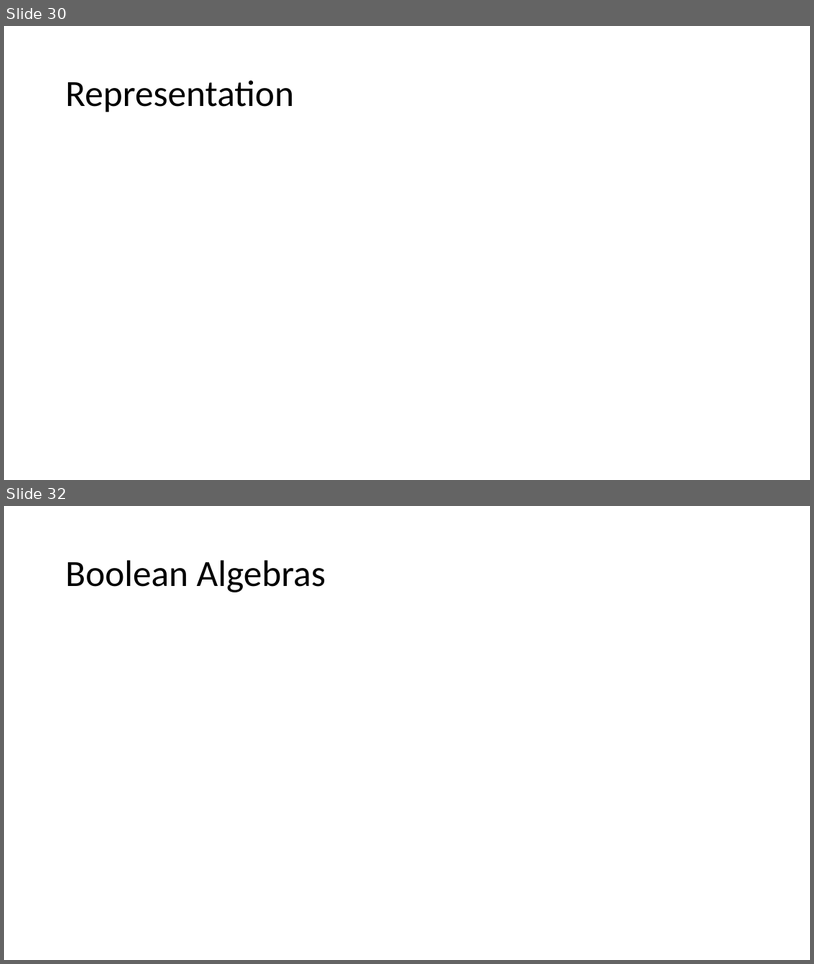
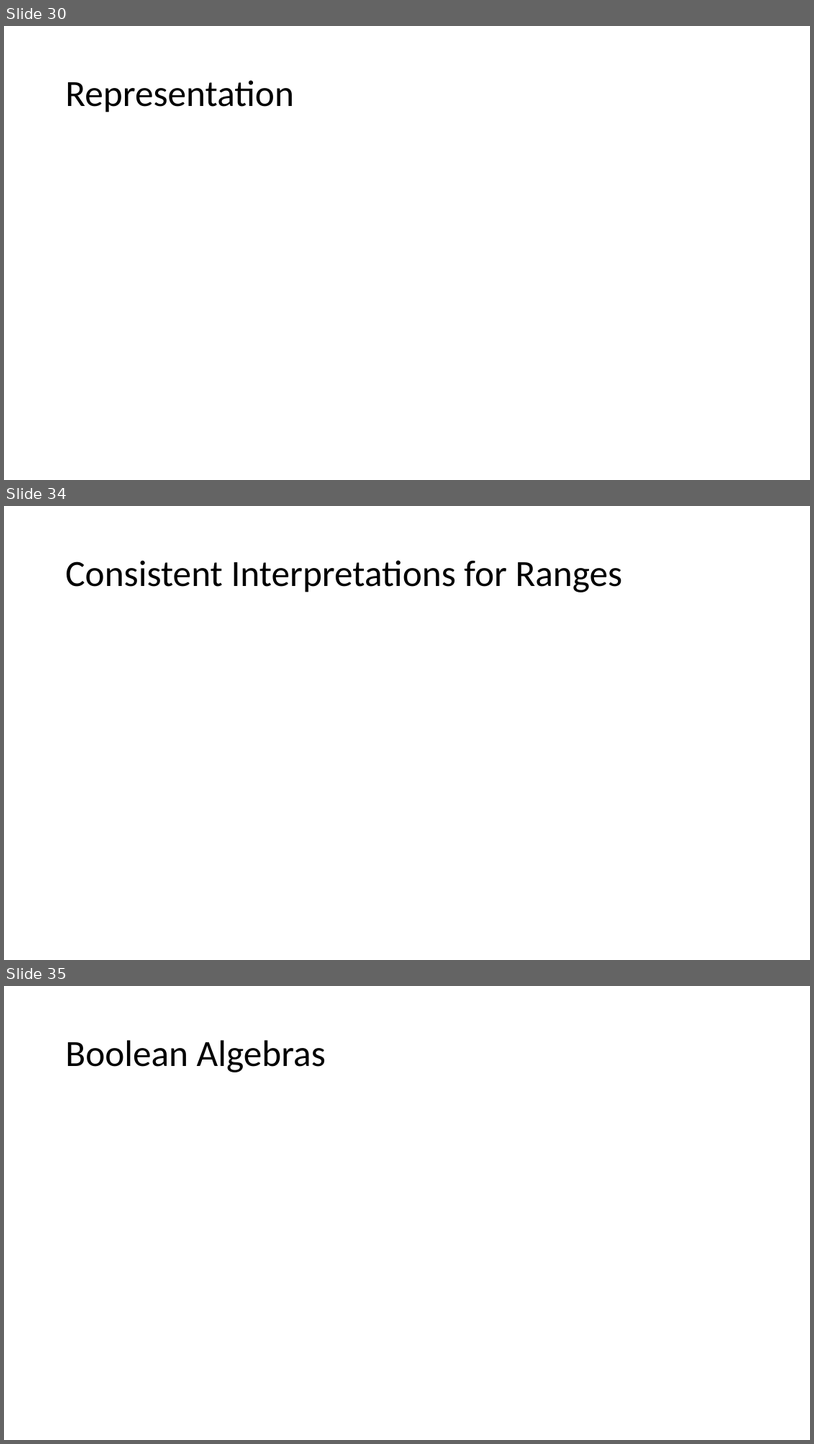
Before and after one commit to Z3Prover/doc, a slide deck: vienna-lectures/lecture3-theories.pptx. Shown one above the other, each under a label of ours: slides 30 and 32 before the commit, slides 30, 34 and 35 after it; the slides between them are not shown. The pictures are 814x964 and 814x1444 pixels, drawn with LibreOffice and Linux fonts; fonts in the diff are those of the drawing; grey boxes stand for pictures. Boxes give left, top, right and bottom in pixels: in the first picture for what was removed or moved away, otherwise in the second. Text is boxed around its words. In the diff, an @@ line names an element or a change of style, - is before the commit and + after.

```diff
--- a/vienna-lectures/lecture3-theories.pptx
+++ b/vienna-lectures/lecture3-theories.pptx
@@ slide 34 added at <box>4,506,810,960</box>, background #FFFFFF @@
@@ title added at <box>65,560,623,592</box>, 44 pt, text #000000 @@
+Consistent Interpretations for Ranges
@@ what was slide 32 is now slide 35 @@
```
Also in this commit, not shown: 5 other slides added, 1 slide removed, 12 other files.
